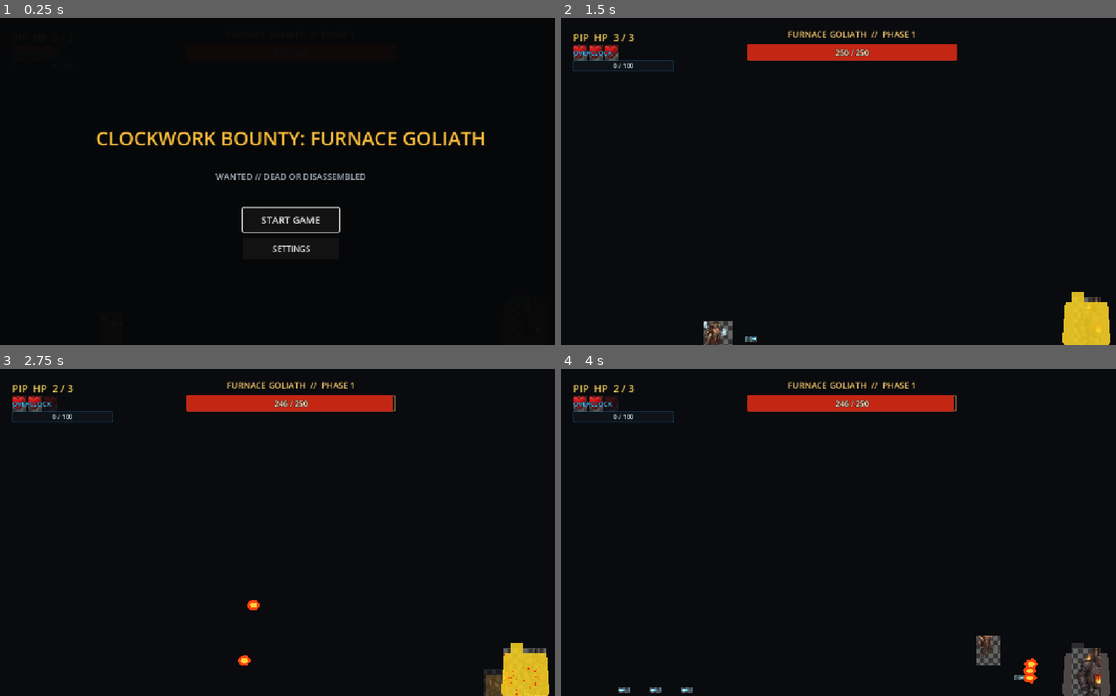
Above: before the commit, frames 1-4 (two rows, left to right).
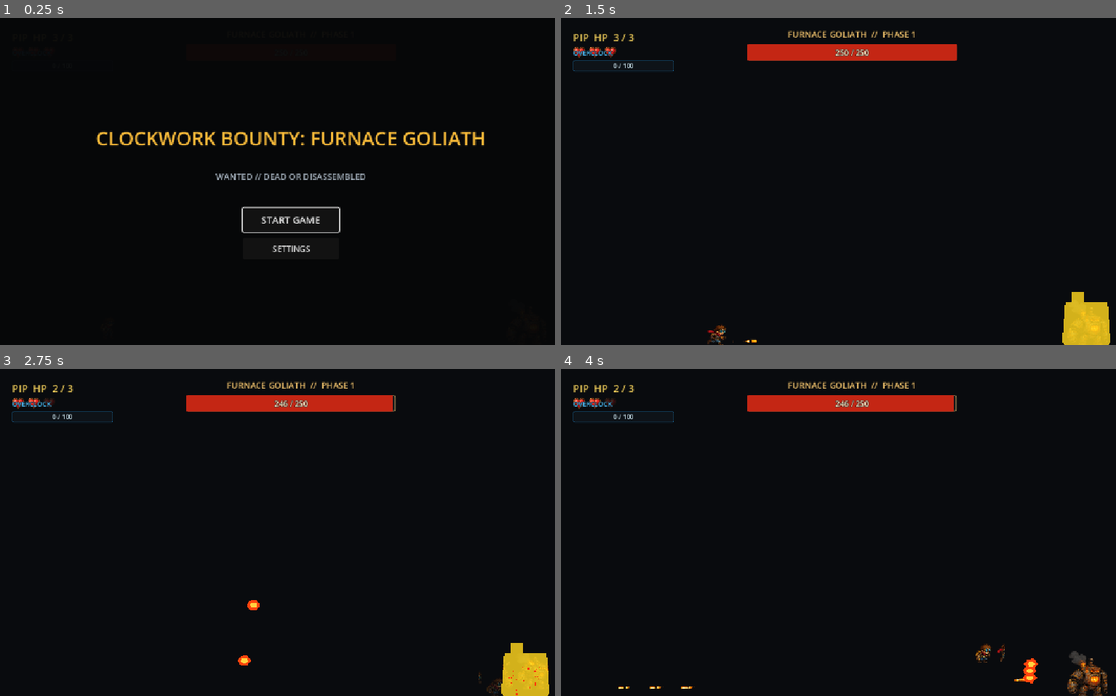
Above: after the commit, the same moments.

Repository: koushamoeini/Reign-of-Gears
Game: Godot game, scene res://main.tscn
Same seed, same stepped clock (60 frames per second), same inputs: the game is played once before the commit and once after it.
Inputs:
- Up to frame 1 (0.25 s): no input
- Up to frame 2 (1.5 s): click "START GAME" at 0.5 s; tap Enter at 1.25 s; hold Right (pip_move_right) from 1.28 s (still down); hold D (pip_shoot) from 1.28 s (still down)
- Up to frame 3 (2.75 s): keep holding Right (pip_move_right); tap F (pip_jump) at 1.52, 2.27 s; release D (pip_shoot) at 2.03 s; tap A (pip_dash) at 2.1 s; tap D (pip_shoot) at 2.3 s
- Up to frame 4 (4 s): release Right (pip_move_right) at 2.78 s; hold Left (pip_move_left) 2.78-3.53 s; hold D (pip_shoot) 2.78-3.53 s; hold Right (pip_move_right) from 3.53 s (still down); tap S (pip_special) at 3.6 s; tap F (pip_jump) at 3.77 s; tap D (pip_shoot) at 3.8 s

The runs differ from the first frame. In frame 2, 0.8% of the frame differs, in the area x 2-98%, y 8-100%; in frame 3, 0.5%; in frame 4, 1.9%, in the area x 2-99%, y 8-100%.

Commit message:
Replace uploaded sheet with generated game assets

Diff:
--- a/bosses/furnace_goliath.gd
+++ b/bosses/furnace_goliath.gd
@@ -86,7 +86,7 @@
 	SoundManager.play_hit_sfx()
 	_show_hit_flash()
 	damage_sparks.restart()
-	sprite_art.region_rect = Rect2(548, 162, 72, 82)
+	sprite_art.region_rect = Rect2(270, 845, 160, 175)
 
 	_update_phase()
 
@@ -104,7 +104,7 @@
 	rage_glow.hide()
 	transition_shield.hide()
 	rage_fire_timer.stop()
-	sprite_art.region_rect = Rect2(658, 162, 166, 84)
+	sprite_art.region_rect = Rect2(530, 830, 250, 190)
 	_spawn_explosion()
 
 	var fade_tween := create_tween()
@@ -188,12 +188,12 @@
 	match state:
 		State.IDLE:
 			state_time_remaining = IDLE_DURATION
-			sprite_art.region_rect = Rect2(15, 161, 50, 84)
+			sprite_art.region_rect = Rect2(15, 490, 145, 190)
 		State.SHOOTING:
-			sprite_art.region_rect = Rect2(246, 161, 77, 84)
+			sprite_art.region_rect = Rect2(20, 680, 180, 165)
 			_shooting_sequence()
 		State.DASH_ATTACK:
-			sprite_art.region_rect = Rect2(132, 161, 75, 84)
+			sprite_art.region_rect = Rect2(745, 490, 180, 190)
 			state_time_remaining = DASH_DURATION
 			dash_direction = _direction_to_player()
 
@@ -259,7 +259,7 @@
 	next_attack_is_dash = true
 	phase_shift_sfx.play()
 	if phase == 3:
-		sprite_art.region_rect = Rect2(367, 161, 143, 84)
+		sprite_art.region_rect = Rect2(930, 680, 180, 165)
 		_start_rage_glow()
 		rage_fire_timer.start(PHASE_THREE_STREAM_INTERVAL)
 	phase_changed.emit(phase)
--- a/bosses/furnace_goliath.tscn
+++ b/bosses/furnace_goliath.tscn
@@ -2,7 +2,7 @@
 
 [ext_resource type="Script" path="res://bosses/furnace_goliath.gd" id="1_boss"]
 [ext_resource type="AudioStream" path="res://audio/boss_phase_shift.wav" id="2_phase"]
-[ext_resource type="Texture2D" path="res://assets/b18c3cc0-0bf5-4608-86ce-f136dbdbca56.jpg" id="3_sheet"]
+[ext_resource type="Texture2D" path="res://assets/clockwork_characters.png" id="3_sheet"]
 
 [sub_resource type="CapsuleShape2D" id="BossShape"]
 radius = 42.0
@@ -56,26 +56,30 @@
 script = ExtResource("1_boss")
 
 [node name="Body" type="Polygon2D" parent="."]
+visible = false
 polygon = PackedVector2Array(-42, -48, 42, -48, 48, 30, 30, 48, -30, 48, -48, 30)
 color = Color(0.31, 0.28, 0.27, 1)
 
 [node name="SpriteArt" type="Sprite2D" parent="."]
 texture = ExtResource("3_sheet")
 region_enabled = true
-region_rect = Rect2(15, 161, 50, 84)
+region_rect = Rect2(15, 490, 145, 190)
 position = Vector2(0, -10)
-scale = Vector2(1.18, 1.18)
+scale = Vector2(0.58, 0.58)
 z_index = 2
 
 [node name="Furnace" type="Polygon2D" parent="."]
+visible = false
 polygon = PackedVector2Array(-24, -20, 24, -20, 28, 28, -28, 28)
 color = Color(0.92, 0.25, 0.08, 1)
 
 [node name="Core" type="Polygon2D" parent="."]
+visible = false
 polygon = PackedVector2Array(-12, -10, 12, -10, 16, 18, -16, 18)
 color = Color(1, 0.74, 0.16, 1)
 
 [node name="Chimney" type="Polygon2D" parent="."]
+visible = false
 polygon = PackedVector2Array(-28, -70, -5, -70, -5, -42, -28, -42)
 color = Color(0.18, 0.18, 0.19, 1)
 
--- a/hazards/steam_pipe.gd
+++ b/hazards/steam_pipe.gd
@@ -29,7 +29,6 @@
 
 func _on_warning_timer_timeout() -> void:
 	warning.hide()
-	pipe_visual.show()
 	pipe_sprite.show()
 	collision_shape.set_deferred("disabled", false)
 	monitoring = true
--- a/hazards/steam_pipe.tscn
+++ b/hazards/steam_pipe.tscn
@@ -1,7 +1,7 @@
 [gd_scene load_steps=4 format=3]
 
 [ext_resource type="Script" path="res://hazards/steam_pipe.gd" id="1_pipe"]
-[ext_resource type="Texture2D" path="res://assets/b18c3cc0-0bf5-4608-86ce-f136dbdbca56.jpg" id="2_sheet"]
+[ext_resource type="Texture2D" path="res://assets/clockwork_environment.png" id="2_sheet"]
 
 [sub_resource type="RectangleShape2D" id="PipeShape"]
 size = Vector2(36, 120)
@@ -31,9 +31,9 @@
 visible = false
 texture = ExtResource("2_sheet")
 region_enabled = true
-region_rect = Rect2(292, 294, 94, 64)
+region_rect = Rect2(35, 330, 155, 240)
 position = Vector2(0, -60)
-scale = Vector2(0.6, 1.75)
+scale = Vector2(0.32, 0.55)
 
 [node name="CollisionShape2D" type="CollisionShape2D" parent="."]
 position = Vector2(0, -54)
--- a/main.tscn
+++ b/main.tscn
@@ -8,7 +8,8 @@
 [ext_resource type="AudioStream" path="res://audio/shoot.wav" id="6_shoot"]
 [ext_resource type="AudioStream" path="res://audio/player_hit.wav" id="7_hit"]
 [ext_resource type="AudioStream" path="res://audio/dash.wav" id="8_dash"]
-[ext_resource type="Texture2D" path="res://assets/b18c3cc0-0bf5-4608-86ce-f136dbdbca56.jpg" id="9_sheet"]
+[ext_resource type="Texture2D" path="res://assets/furnace_factory_background.png" id="9_sheet"]
+[ext_resource type="Texture2D" path="res://assets/clockwork_environment.png" id="10_environment"]
 
 [sub_resource type="RectangleShape2D" id="FloorShape"]
 size = Vector2(1280, 60)
@@ -36,17 +37,15 @@
 
 [node name="LevelBackground" type="Sprite2D" parent="FactoryParallax"]
 texture = ExtResource("9_sheet")
-region_enabled = true
-region_rect = Rect2(655, 436, 350, 92)
 position = Vector2(640, 356)
-scale = Vector2(3.7, 7.1)
+scale = Vector2(0.627, 0.935)
 
 [node name="FactoryElements" type="Sprite2D" parent="FactoryParallax"]
-texture = ExtResource("9_sheet")
+texture = ExtResource("10_environment")
 region_enabled = true
-region_rect = Rect2(246, 390, 283, 143)
-position = Vector2(250, 505)
-scale = Vector2(1.25, 1.25)
+region_rect = Rect2(30, 30, 1450, 160)
+position = Vector2(640, 625)
+scale = Vector2(0.88, 0.55)
 modulate = Color(1, 1, 1, 0.72)
 
 [node name="Floor" type="StaticBody2D" parent="." unique_id=1373653812]
--- a/player/pip.gd
+++ b/player/pip.gd
@@ -116,7 +116,7 @@
 	bullet.rotation = PI if facing_direction < 0.0 else 0.0
 	get_tree().current_scene.add_child(bullet)
 	bullet.global_position = muzzle.global_position
-	sprite_art.region_rect = Rect2(478, 51, 75, 58)
+	sprite_art.region_rect = Rect2(260, 250, 135, 120)
 	muzzle_flash.restart()
 	SoundManager.play_shoot_sfx()
 	shoot_cooldown_timer.start(_current_fire_interval())
@@ -132,7 +132,7 @@
 	_show_hit_flash()
 
 	if health == 0:
-		sprite_art.region_rect = Rect2(734, 50, 74, 58)
+		sprite_art.region_rect = Rect2(790, 365, 150, 120)
 		died.emit()
 		queue_free()
 		return
@@ -147,7 +147,7 @@
 		return
 
 	dash_duration_timer.start()
-	sprite_art.region_rect = Rect2(382, 50, 77, 58)
+	sprite_art.region_rect = Rect2(940, 130, 155, 120)
 	dash_cooldown_timer.start()
 	SoundManager.play_dash_sfx()
 
@@ -205,13 +205,13 @@
 
 func _update_sprite_art(direction: float) -> void:
 	if _is_dashing():
-		sprite_art.region_rect = Rect2(382, 50, 77, 58)
+		sprite_art.region_rect = Rect2(940, 130, 155, 120)
 	elif not is_on_floor():
-		sprite_art.region_rect = Rect2(275, 50, 46, 58) if velocity.y < 0.0 else Rect2(326, 50, 43, 58)
+		sprite_art.region_rect = Rect2(25, 130, 130, 120) if velocity.y < 0.0 else Rect2(275, 130, 130, 120)
 	elif not is_zero_approx(direction):
-		sprite_art.region_rect = Rect2(72, 50, 55, 58)
+		sprite_art.region_rect = Rect2(475, 15, 130, 115)
 	else:
-		sprite_art.region_rect = Rect2(20, 50, 43, 58)
+		sprite_art.region_rect = Rect2(25, 15, 110, 115)
 	sprite_art.flip_h = facing_direction < 0.0
 
 
--- a/player/pip.tscn
+++ b/player/pip.tscn
@@ -1,7 +1,7 @@
 [gd_scene load_steps=7 format=3]
 
 [ext_resource type="Script" path="res://player/pip.gd" id="1_pip"]
-[ext_resource type="Texture2D" path="res://assets/b18c3cc0-0bf5-4608-86ce-f136dbdbca56.jpg" id="2_sheet"]
+[ext_resource type="Texture2D" path="res://assets/clockwork_characters.png" id="2_sheet"]
 
 [sub_resource type="CapsuleShape2D" id="CapsuleShape_pip"]
 radius = 18.0
@@ -39,18 +39,20 @@
 script = ExtResource("1_pip")
 
 [node name="Body" type="Polygon2D" parent="."]
+visible = false
 polygon = PackedVector2Array(-18, -24, 18, -24, 18, 24, -18, 24)
 color = Color(0.9, 0.68, 0.2, 1)
 
 [node name="SpriteArt" type="Sprite2D" parent="."]
 texture = ExtResource("2_sheet")
 region_enabled = true
-region_rect = Rect2(20, 50, 43, 58)
-position = Vector2(0, -6)
-scale = Vector2(1.05, 1.05)
+region_rect = Rect2(25, 15, 110, 115)
+position = Vector2(0, -8)
+scale = Vector2(0.5, 0.5)
 z_index = 2
 
 [node name="Hat" type="Polygon2D" parent="."]
+visible = false
 polygon = PackedVector2Array(-22, -24, 22, -24, 22, -19, 12, -19, 12, -36, -12, -36, -12, -19, -22, -19)
 color = Color(0.16, 0.18, 0.2, 1)
 
--- a/projectiles/bullet.tscn
+++ b/projectiles/bullet.tscn
@@ -1,7 +1,7 @@
 [gd_scene load_steps=4 format=3]
 
 [ext_resource type="Script" path="res://projectiles/bullet.gd" id="1_bullet"]
-[ext_resource type="Texture2D" path="res://assets/b18c3cc0-0bf5-4608-86ce-f136dbdbca56.jpg" id="2_sheet"]
+[ext_resource type="Texture2D" path="res://assets/clockwork_environment.png" id="2_sheet"]
 
 [sub_resource type="CircleShape2D" id="CircleShape_bullet"]
 radius = 5.0
@@ -19,14 +19,15 @@
 color = Color(0.05, 0.55, 1, 0.32)
 
 [node name="Visual" type="Polygon2D" parent="."]
+visible = false
 polygon = PackedVector2Array(-8, -3, 4, -3, 9, 0, 4, 3, -8, 3)
 color = Color(1, 0.82, 0.26, 1)
 
 [node name="SpriteArt" type="Sprite2D" parent="."]
 texture = ExtResource("2_sheet")
 region_enabled = true
-region_rect = Rect2(515, 67, 35, 16)
-scale = Vector2(0.65, 0.65)
+region_rect = Rect2(58, 825, 175, 85)
+scale = Vector2(0.18, 0.18)
 
 [node name="CollisionShape2D" type="CollisionShape2D" parent="."]
 shape = SubResource("CircleShape_bullet")
--- a/ui/combat_hud.tscn
+++ b/ui/combat_hud.tscn
@@ -1,11 +1,11 @@
 [gd_scene load_steps=7 format=3]
 
 [ext_resource type="Script" path="res://ui/combat_hud.gd" id="1_hud"]
-[ext_resource type="Texture2D" path="res://assets/b18c3cc0-0bf5-4608-86ce-f136dbdbca56.jpg" id="2_sheet"]
+[ext_resource type="Texture2D" path="res://assets/clockwork_environment.png" id="2_sheet"]
 
 [sub_resource type="AtlasTexture" id="HeartAtlas"]
 atlas = ExtResource("2_sheet")
-region = Rect2(916, 181, 18, 20)
+region = Rect2(1080, 840, 135, 145)
 
 [sub_resource type="StyleBoxFlat" id="BossBarBackground"]
 bg_color = Color(0.08, 0.09, 0.1, 0.96)
Binary file removed: assets/b18c3cc0-0bf5-4608-86ce-f136dbdbca56.jpg
Binary file added: assets/clockwork_characters.png
Not shown, added: assets/clockwork_characters.png.import
Binary file added: assets/clockwork_environment.png
Not shown, changed: assets/clockwork_environment.png.import
Binary file added: assets/furnace_factory_background.png
Not shown, added: assets/furnace_factory_background.png.import
